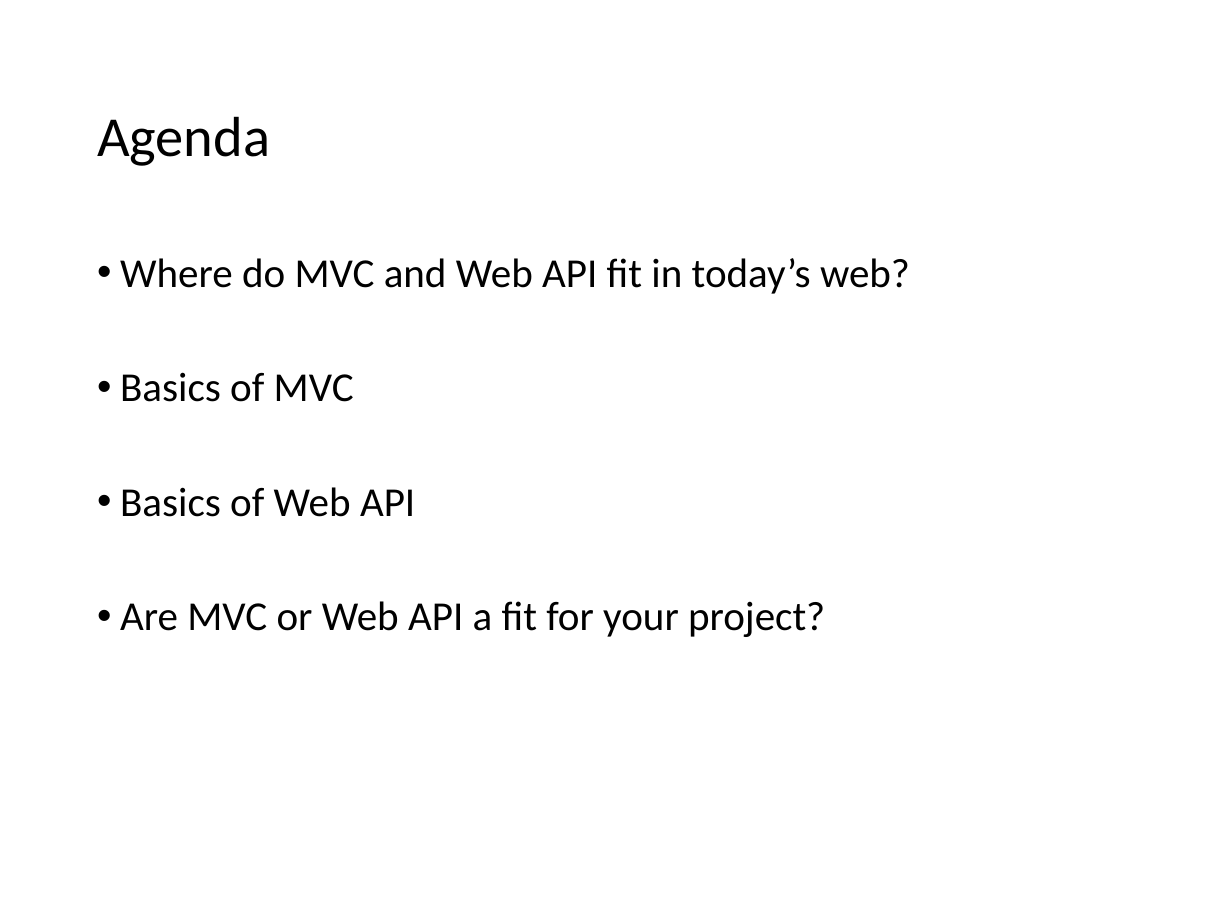
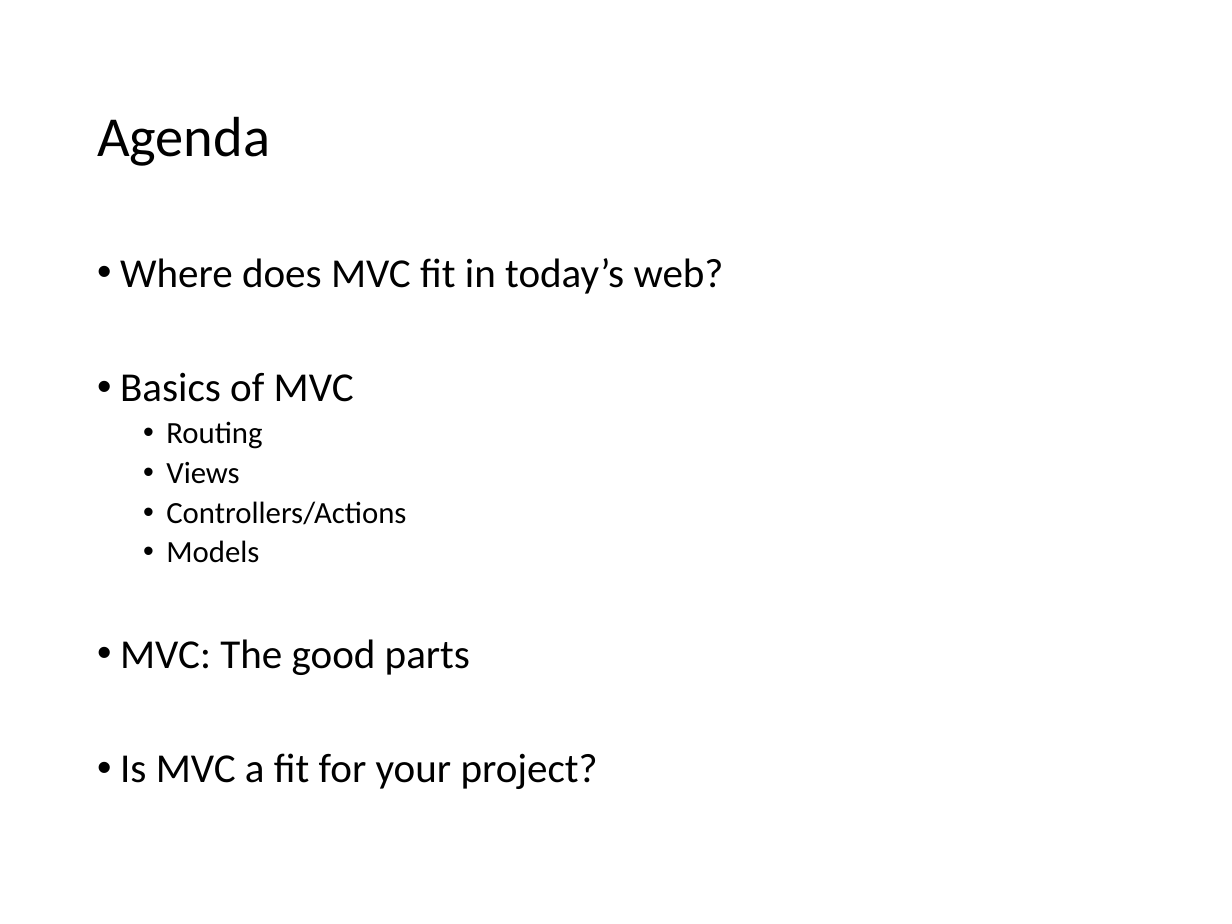
Before and after one commit to VolareSoftware/Presentations, a slide deck: slide 2 of Intro to MVC and Web API - Denver Dev Days/Introduction to MVC and Web API.pptx. Drawn at 1232x924 pixels with LibreOffice and Linux fonts; fonts in the diff are those of the drawing. Boxes give left, top, right and bottom in pixels: in the first picture for what was removed or moved away, otherwise in the second. Text is boxed around its words. In the diff, an @@ line names an element or a change of style, - is before the commit and + after.

```diff
--- a/Intro to MVC and Web API - Denver Dev Days/Introduction to MVC and Web API.pptx
+++ b/Intro to MVC and Web API - Denver Dev Days/Introduction to MVC and Web API.pptx
@@ text at <box>120,258,724,294</box>: text changed @@
-• Where do MVC and Web API fit in today’s web?
+• Where does MVC fit in today’s web?
@@ text at <box>120,421,598,789</box>: text changed @@
-• Basics of Web API
-• Are MVC or Web API a fit for your project?
+  • Routing
+  • Views
+  • Controllers/Actions
+  • Models
+• MVC: The good parts
+• Is MVC a fit for your project?
```
Also in this commit, not shown: 17 other slides changed, 1 slide added, 1 slide removed.
